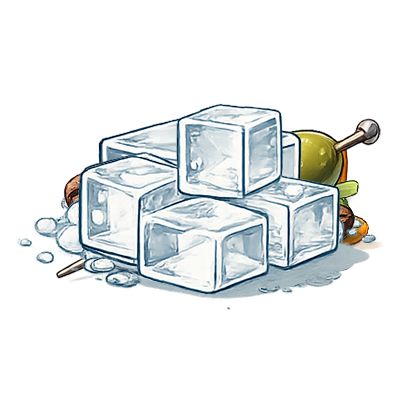
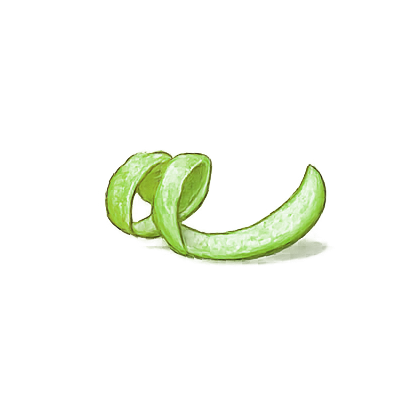
Comparing the layer stacks of the two 400 x 400 images. Changes:
hid "garnish_ice_cubes_med" over [46, 103, 384, 312]
hid "garnish_ice_cubes" over [74, 117, 358, 296]
hid "garnish_ice_crushed", moved it above "garnish_ice_cube" over [16, 116, 379, 297]
hid "garnish_ice_cube" over [85, 112, 347, 301]
hid "garnish_olives" over [52, 118, 381, 295]
hid "garnish_coffe" over [63, 122, 369, 292]
hid "garnish_pineapple" over [95, 131, 337, 283]
hid "garnish_sugar" over [67, 133, 365, 280]
hid "garnish_celery" over [50, 132, 382, 281]
hid "garnish_cucumber-slice" over [134, 136, 299, 278]
hid "garnish_cherry" over [133, 125, 299, 289]
hid "garnish_mint" over [44, 111, 384, 301]
hid "garnish_salt" over [56, 130, 376, 284]
added layer "garnish_lime-swirl" above "garnish_lemon-swirl" over [98, 147, 335, 267]
hid "garnish_lemon-swirl" over [98, 147, 335, 267]
hid "garnish_orange-swirl" over [48, 135, 384, 279]
hid "garnish_lemon-wedge" over [103, 107, 329, 301]
hid "garnish_orange-wedge" over [76, 125, 356, 288]
hid "garnish_lime-wedge" over [101, 132, 333, 282]
